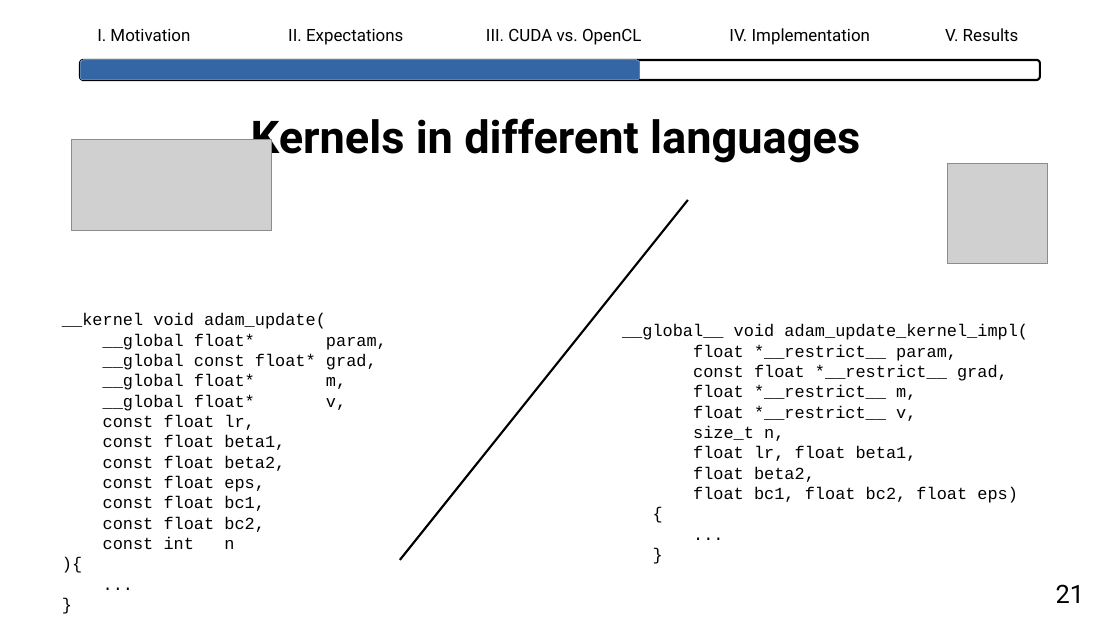
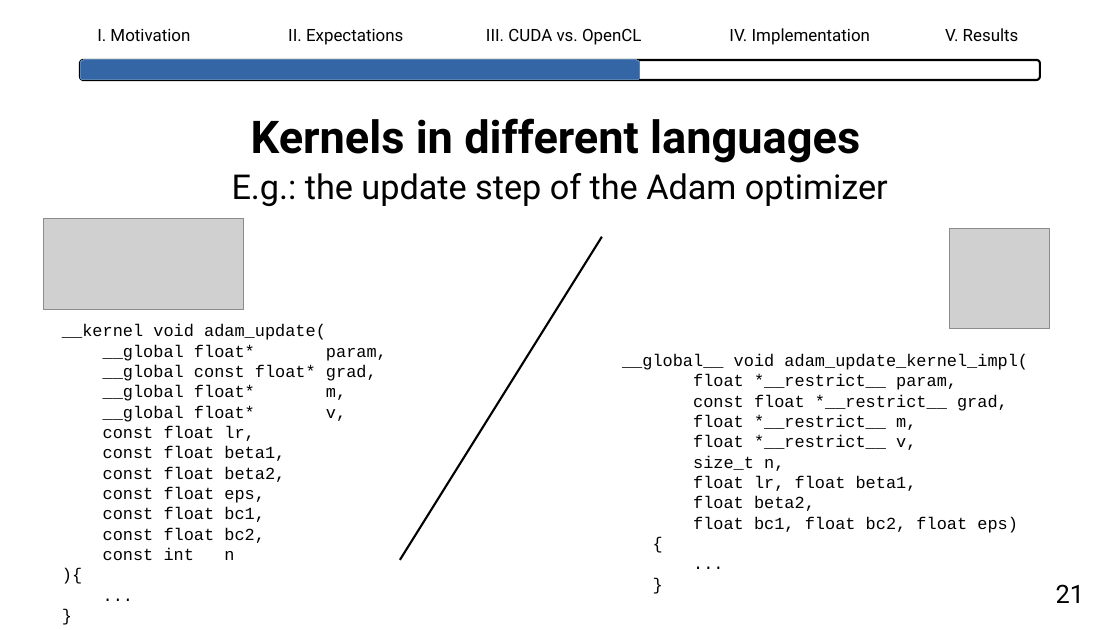
Before and after one commit to lhahner/opti-perf, a slide deck: slide 23 of docs/presentation/final-presentation.odp (slide 24 before the commit). Drawn at 1120x630 pixels with LibreOffice and Linux fonts; fonts in the diff are those of the drawing; grey boxes stand for pictures. Boxes give left, top, right and bottom in pixels: in the first picture for what was removed or moved away, otherwise in the second. Text is boxed around its words. In the diff, an @@ line names an element or a change of style, - is before the commit and + after.

```diff
--- a/docs/presentation/final-presentation.odp
+++ b/docs/presentation/final-presentation.odp
@@ text added at [232, 173, 888, 206], 24.3 pt, text #000000 @@
+E.g.: the update step of the Adam optimizer
@@ picture: place and size @@
-picture at [72, 140, 272, 231]
+picture at [44, 219, 244, 309]
@@ freeform shape: place and size @@
-freeform shape at [400, 200, 688, 560]
+freeform shape at [400, 237, 603, 560]
@@ picture: place and size @@
-picture at [948, 164, 1048, 263]
+picture at [950, 229, 1050, 328]
@@ text "__kernel void adam_update(": place and size @@
-text "__kernel void adam_update(" at [62, 313, 387, 549]
+text "__kernel void adam_update(" at [62, 324, 387, 560]
@@ text "__global__ void adam_update_kernel_impl(": place and size @@
-text "__global__ void adam_update_kernel_impl(" at [622, 324, 1028, 503]
+text "__global__ void adam_update_kernel_impl(" at [622, 354, 1028, 533]
```
Also in this commit, not shown: 29 other slides changed, 6 slides removed, 1 other file.
